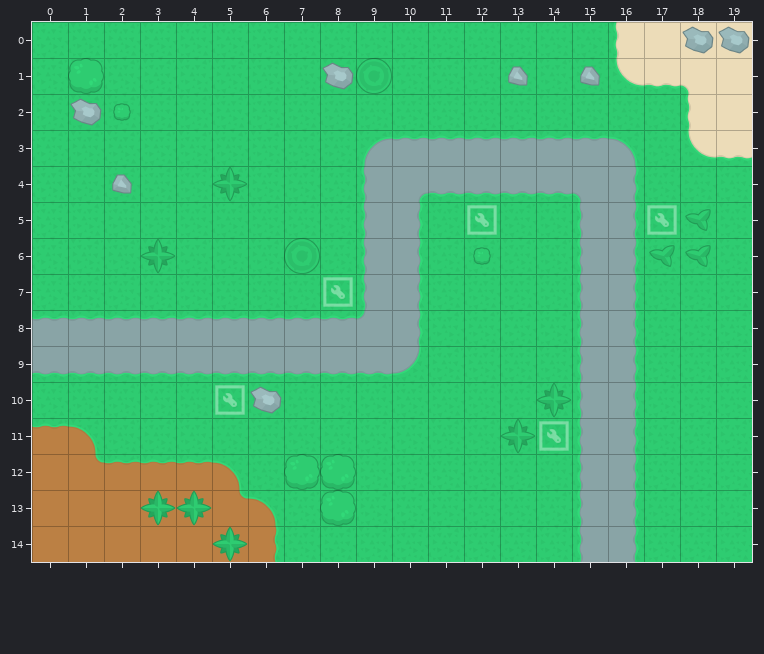
Tiled map, stored at res/map/map_1.tmx. The first picture shows the starting point.
Cells are 128x128 px. Shown: x 0..19, y 0..14.
Now the later version:
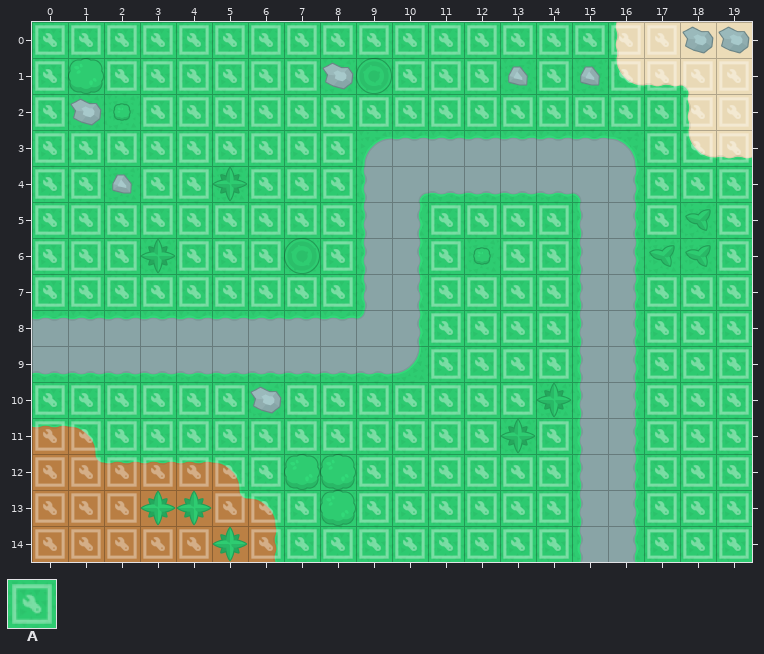
Key: from "tilesheet": A 16.
_ is an empty cell.
See-through tiles are keyed as they look on the map.
What changed:
Layer "Decor":
y 0: x 0..17 __________________ -> AAAAAAAAAAAAAAAAAA
y 1: x 0 _ -> A; x 2..7 ______ -> AAAAAA; x 10..12 ___ -> AAA; x 14 _ -> A; x 16..19 ____ -> AAAA
y 2: x 0 _ -> A; x 3..19 _________________ -> AAAAAAAAAAAAAAAAA
y 3: x 0..8 _________ -> AAAAAAAAA; x 17..19 ___ -> AAA
y 4: x 0..1 __ -> AA; x 3..4 __ -> AA; x 6..8 ___ -> AAA; x 17..19 ___ -> AAA
y 5: x 0..8 _________ -> AAAAAAAAA; x 11 _ -> A; x 13..14 __ -> AA; x 19 _ -> A
y 6: x 0..2 ___ -> AAA; x 4..6 ___ -> AAA; x 8 _ -> A; x 11 _ -> A; x 13..14 __ -> AA; x 19 _ -> A
y 7: x 0..7 ________ -> AAAAAAAA; x 11..14 ____ -> AAAA; x 17..19 ___ -> AAA
y 8..9: x 11..14 ____ -> AAAA; x 17..19 ___ -> AAA
y 10: x 0..4 _____ -> AAAAA; x 7..13 _______ -> AAAAAAA; x 17..19 ___ -> AAA
y 11: x 0..12 _____________ -> AAAAAAAAAAAAA; x 17..19 ___ -> AAA
y 12: x 0..6 _______ -> AAAAAAA; x 9..14 ______ -> AAAAAA; x 17..19 ___ -> AAA
y 13: x 0..2 ___ -> AAA; x 5..7 ___ -> AAA; x 9..14 ______ -> AAAAAA; x 17..19 ___ -> AAA
y 14: x 0..4 _____ -> AAAAA; x 6..14 _________ -> AAAAAAAAA; x 17..19 ___ -> AAA
Pixel boxes of the changes (left, top, right, bottom) in both pictures:
added: (35, 25, 749, 559)
